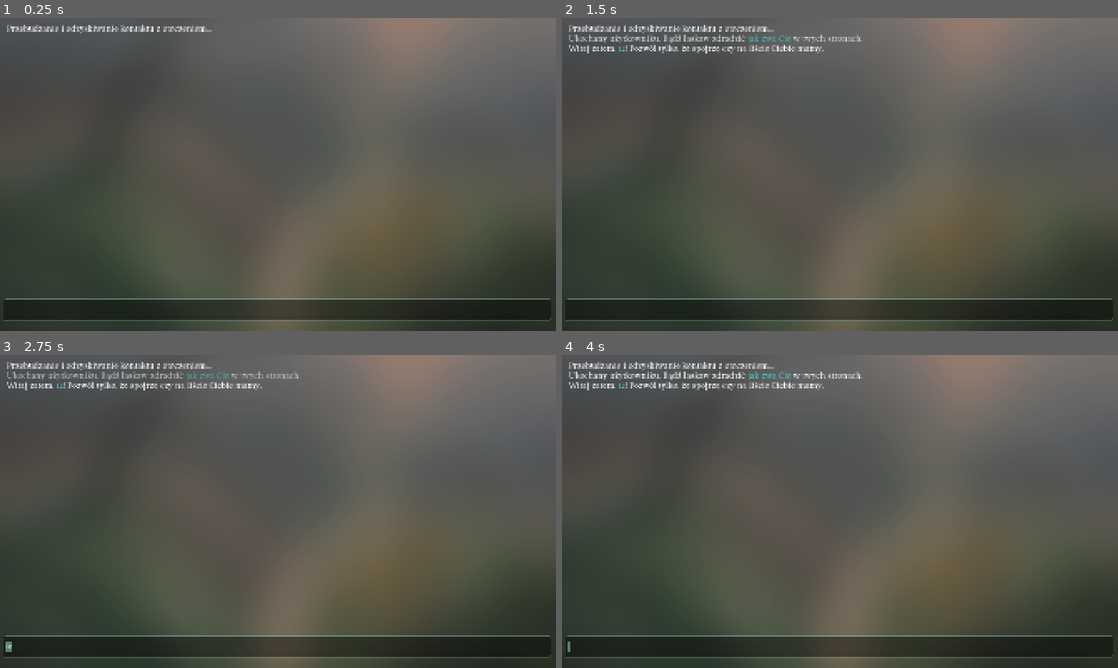
Above: before the commit, frames 1-4 (two rows, left to right).
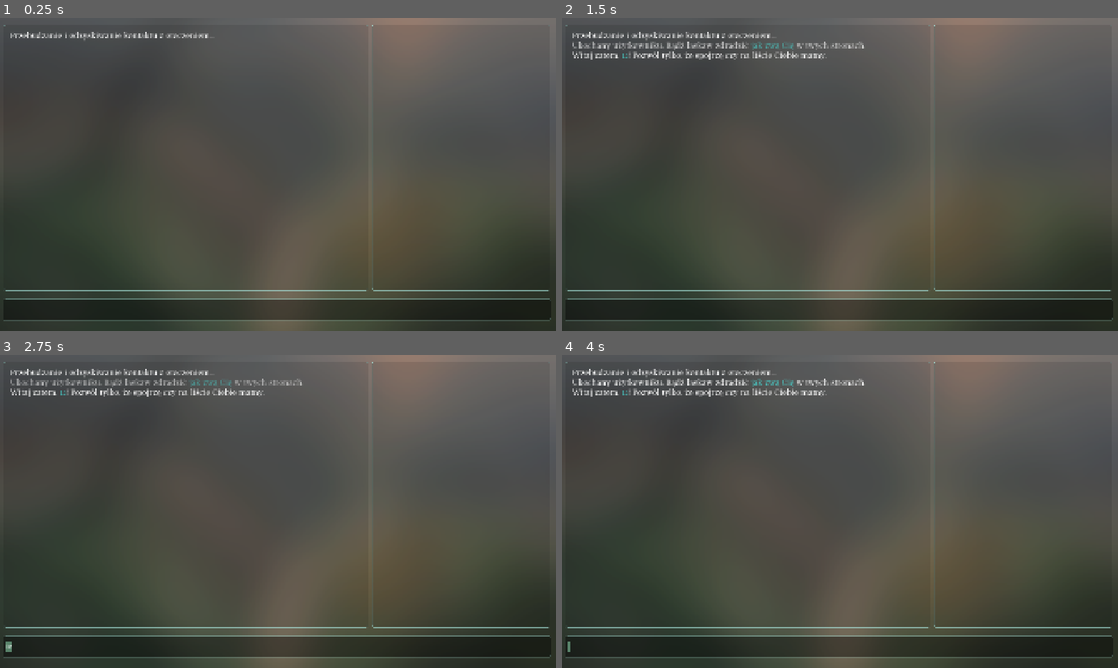
Above: after the commit, the same moments.

Repository: MoonyTheDream/morphoLogic
Game: Godot game, scene res://scenes/prototype.tscn
The game is run twice, just before and just after one commit, with the same random seed, the same clock (stepped at 60 frames per second) and the same inputs.
Inputs (mouse positions are in pixels of both pictures, inside the frame that each line leads up to):
- Up to frame 1 (0.25 s): no input
- Up to frame 2 (1.5 s): click (840, 309) at 0.52 s; type "12" at 0.6 s; tap Enter (enter_key) at 1.25, 1.35 s; move the mouse to (840, 152) at 1.27 s; hold Up (key_up) from 1.28 s (still down)
- Up to frame 3 (2.75 s): tap Space at 2 s; move the mouse to (166, 527) at 2.02 s; release Up (key_up) at 2.03 s; hold Down (key_down) from 2.03 s (still down); tap Enter (enter_key) at 2.1 s
- Up to frame 4 (4 s): move the mouse to (895, 442) at 2.77 s; release Down (key_down) at 2.78 s; hold Up (key_up) from 2.78 s (still down); tap Enter (enter_key) at 2.85, 3.5, 3.6 s; move the mouse to (812, 574) at 3.52 s

The runs differ from the first frame. In frame 1, 1.3% of the frame differs, in the area x 0-99%, y 2-88%; in frame 2, 3.1%; in frame 3, 3.0%; in frame 4, 3.2%.

Commit message:
Popupy działają.

Diff:
--- a/morphoLogicClient/TCPDialog.gd
+++ b/morphoLogicClient/TCPDialog.gd
@@ -95,8 +95,16 @@
 			var available_bytes = TCPClient.get_available_bytes()
 			if available_bytes > 0:
 				var received_data = TCPClient.get_utf8_string(available_bytes)
-				var dict_data: Dictionary = JSON.parse_string(received_data)
-				call_deferred("emit_received_data", dict_data)
+				var received_messages = received_data.split("|k-sep|")
+				var dict_data_list = []
+				for message in received_messages:
+					if message != "":
+						dict_data_list.append(JSON.parse_string(message))
+				for message in dict_data_list:
+					call_deferred("emit_received_data", message)
+
+				# var dict_data: Array[Dictionary] = JSON.parse_string(received_messages)
+				# call_deferred("emit_received_data", dict_data)
 		else:
 			break
 		OS.delay_msec(10)
--- a/morphoLogicClient/io_handler.gd
+++ b/morphoLogicClient/io_handler.gd
@@ -3,6 +3,7 @@
 var TextOutput
 
 signal draw_message(msg)
+signal update_objects(objects)
 
 func _ready() -> void:
 	TCPDialog.new_data_arrived.connect(parse_message)
@@ -12,6 +13,7 @@
 		var server_message = data['payload'].get("server_message", "")
 		var system_message = data['payload'].get("system_message", "")
 		var direct_message = data['payload'].get("direct_message", "")
+		var objects = data['payload'].get("objects", "")
 		match system_message:
 			"CONNECTED_TO_SERVER":
 				draw_message.emit(tr("[color=yellow_green]Succsessfully connected to server.[/color]\n"))
@@ -41,6 +43,11 @@
 		if direct_message:
 			draw_message.emit(direct_message)
 
+		if objects:
+			# update_objects.emit(objects["game_objects"])
+			update_objects.emit(objects)
+
+
 func _wait_for_ack():
 	TCPDialog.new_data_arrived.disconnect(parse_message)
 	var server_answer = await TCPDialog.new_data_arrived
--- a/morphoLogicClient/scenes/line_edit.gd
+++ b/morphoLogicClient/scenes/line_edit.gd
@@ -39,6 +39,11 @@
 
 func _send_to_tcp(content: String) -> void:
 	_inputHandler(content)
+
+	# if content == "odeslij":
+	# 	for i in range(100):
+	# 		TCPDialog.send_tcp_message("odeslij")
+
 	TCPDialog.send_tcp_message(content)
 
 func _up():
--- a/morphoLogicClient/scenes/prototype.tscn
+++ b/morphoLogicClient/scenes/prototype.tscn
@@ -1,11 +1,16 @@
-[gd_scene load_steps=8 format=3 uid="uid://b4h3t4jgnduk6"]
+[gd_scene load_steps=10 format=3 uid="uid://b4h3t4jgnduk6"]
 
 [ext_resource type="Script" uid="uid://dhpif8130p6s" path="res://scenes/rich_text_label.gd" id="1_c838k"]
 [ext_resource type="FontFile" uid="uid://b2qnutwcbw7pr" path="res://fonts/quaaykop-font/Quaaykop-DYE1R.ttf" id="1_saump"]
 [ext_resource type="Script" uid="uid://basqkxjcadfu4" path="res://scenes/line_edit.gd" id="2_bj4i0"]
+[ext_resource type="Script" uid="uid://6xrdayxjfwlm" path="res://scenes/secondary_text_field.gd" id="4_e38b3"]
 [ext_resource type="Texture2D" uid="uid://dn5of4l8x8vqp" path="res://images/blurred_painting.png" id="4_re2a1"]
 
 [sub_resource type="StyleBoxFlat" id="StyleBoxFlat_1ogr5"]
+content_margin_left = 24.0
+content_margin_top = 24.0
+content_margin_right = 24.0
+content_margin_bottom = 24.0
 bg_color = Color(0, 0, 0, 0.321569)
 border_width_left = 3
 border_width_top = 3
@@ -25,12 +30,31 @@
 expand_margin_left = 8.0
 expand_margin_right = 8.0
 
+[sub_resource type="StyleBoxFlat" id="StyleBoxFlat_sdrrl"]
+content_margin_left = 24.0
+content_margin_top = 24.0
+content_margin_right = 24.0
+content_margin_bottom = 24.0
+bg_color = Color(0, 0, 0, 0.101961)
+border_width_left = 4
+border_width_top = 4
+border_width_right = 4
+border_width_bottom = 4
+border_color = Color(0.657, 0.9, 0.8676, 0.737255)
+border_blend = true
+corner_radius_top_left = 8
+corner_radius_top_right = 8
+corner_radius_bottom_right = 8
+corner_radius_bottom_left = 8
+
 [sub_resource type="Theme" id="Theme_68rva"]
 default_font = ExtResource("1_saump")
 default_font_size = 34
 LineEdit/colors/selection_color = Color(0.347388, 0.515218, 0.414999, 1)
 LineEdit/styles/focus = SubResource("StyleBoxFlat_1ogr5")
 LineEdit/styles/normal = SubResource("StyleBoxFlat_gbnq0")
+RichTextLabel/styles/focus = SubResource("StyleBoxFlat_sdrrl")
+RichTextLabel/styles/normal = SubResource("StyleBoxFlat_sdrrl")
 
 [node name="BasicView" type="Node"]
 
@@ -56,15 +80,37 @@
 [node name="MainTextField" type="RichTextLabel" parent="MainTextControls"]
 unique_name_in_owner = true
 layout_mode = 0
-offset_left = 23.0
+offset_left = 10.0
 offset_top = 21.0
-offset_right = 1893.0
-offset_bottom = 909.0
+offset_right = 1272.0
+offset_bottom = 940.0
 focus_mode = 2
 bbcode_enabled = true
 scroll_following = true
 selection_enabled = true
 script = ExtResource("1_c838k")
+
+[node name="SecondaryTextField" type="RichTextLabel" parent="MainTextControls"]
+unique_name_in_owner = true
+layout_mode = 0
+offset_left = 1282.0
+offset_top = 21.0
+offset_right = 1899.0
+offset_bottom = 940.0
+focus_mode = 2
+bbcode_enabled = true
+scroll_following = true
+selection_enabled = true
+script = ExtResource("4_e38b3")
+
+[node name="InfoPopup" type="Window" parent="MainTextControls/SecondaryTextField"]
+initial_position = 4
+size = Vector2i(355, 285)
+visible = false
+
+[node name="InfoLabel" type="Label" parent="MainTextControls/SecondaryTextField/InfoPopup"]
+offset_right = 352.0
+offset_bottom = 279.0
 
 [node name="InputField" type="LineEdit" parent="MainTextControls"]
 unique_name_in_owner = true
--- /dev/null
+++ b/morphoLogicClient/scenes/secondary_text_field.gd
@@ -0,0 +1,51 @@
+extends RichTextLabel
+
+# Called when the node enters the scene tree for the first time.
+func _ready() -> void:
+	var print_debug_mode = ProjectSettings.get("morphoLogic/loogging/print_debug_messages_on_client")
+	InputHandler.update_objects.connect(objects_message_update)
+
+	var popup = $InfoPopup
+	popup.borderless = true
+	popup.popup_window = true
+	popup.transient = true
+	popup.close_requested.connect(popup.hide)
+	popup.focus_exited.connect(popup.hide)
+
+	self.meta_clicked.connect(_process_meta_clicked_object)
+
+
+
+
+# Called every frame. 'delta' is the elapsed time since the previous frame.
+func _process(_delta: float) -> void:
+	#connect("TCPClient.new_data_arrived", _draw_new_message_from_server)
+	pass
+
+func objects_message_update(message: Dictionary) -> void:
+	self.clear()
+	self.append_text("[color=gainsboro]" + tr("Characters nearby:\n") + "[/color]")
+	for character_id in message.get("characters", []).keys():
+		var character = message["characters"][character_id]
+		self.push_meta(character, META_UNDERLINE_ON_HOVER)
+		self.append_text("[color=dark_sea_green]" + character.name + "[/color]\n")
+		self.pop()
+	self.append_text("\n")
+
+	self.append_text("[color=gainsboro]" + tr("Objects nearby:\n") + "[/color]")
+	for object_id in message.get("game_objects"):
+		var object = message["game_objects"][object_id]
+		if object.get("container_id", null) != null:
+			continue
+		self.push_meta(object, META_UNDERLINE_ON_HOVER)
+		self.append_text("[color=rosy_brown]" + object.name + "\n")
+		self.pop()
+
+func _process_meta_clicked_object(meta):
+	var popup = $InfoPopup
+	var label = popup.get_node("InfoLabel")
+	var description = meta.description if meta.description else ""
+	label.text = meta.name + "\n" + description
+	# popup.popup_centered()
+	popup.popup()
+	popup.position = get_viewport().get_mouse_position() + Vector2(30, 30)
Not shown, added: morphoLogicClient/scenes/secondary_text_field.gd.uid
Not shown, changed: morphoLogic.code-workspace
Not shown, changed: morphoLogicClient/microserver/microserver.py
Not shown, changed: morphoLogicEngine/src/morphologic_server/awakening.py
Not shown, changed: morphoLogicEngine/src/morphologic_server/utils/search.py
